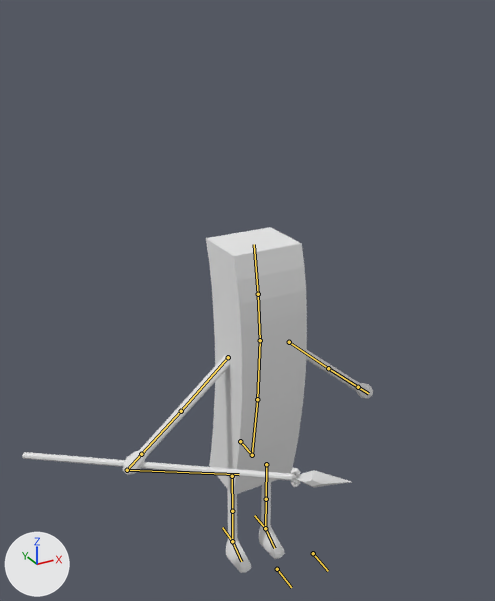
One commit to the Blender file Arts/Models/Characters/Potato/PotatoWithSpearAtacking.blend: the scene before it, then after it.
One viewpoint serves both versions: a camera (50 mm lens) standing at (-9.83, -17.28, 13.11) and looking at (-0.98, -1.18, 5.06). Every picture has the same lights, and +X, +Y and +Z are marked at lower left. The bones that bend it are drawn over the model as lines.
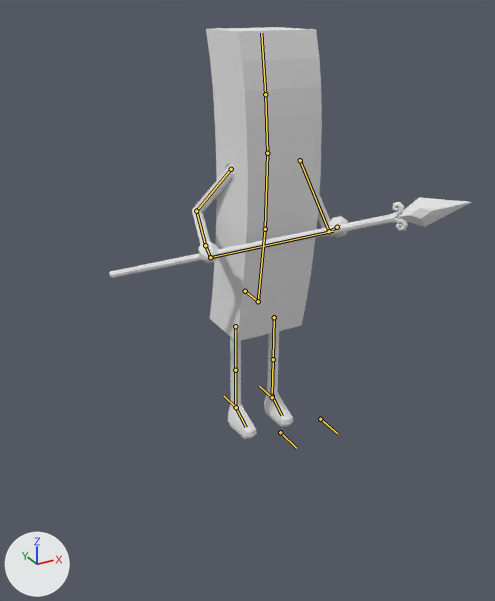
The newer file adds an action. The first version stands in its rest pose; the second is drawn at frame 0 of the action 'PotatoAction'.

Patch to the scene script:
```diff
--- a/Arts/Models/Characters/Potato/PotatoWithSpearAtacking.blend.py
+++ b/Arts/Models/Characters/Potato/PotatoWithSpearAtacking.blend.py
@@ bone_rootbone @@
 bone_rootbone = bpy.data.objects['Potato'].pose.bones['RootBone']
-bone_rootbone.location = (0.0, 0.0, 0.0)
+bone_rootbone.location = (0.0, 0.13, 6.08)
@@ bone_upperarm_l @@
 bone_upperarm_l = bpy.data.objects['Potato'].pose.bones['UpperArm.L']  # child of 'Spine.002'
-bone_upperarm_l.rotation_quaternion = (1.0, 0.0, 0.0, 0.0)  # degrees (0, 0, 0)
+bone_upperarm_l.rotation_quaternion = (0.913, -0.324, -0.118, -0.218)  # degrees (-35, -21, -20)
@@ bone_lowerarm_l @@
 bone_lowerarm_l = bpy.data.objects['Potato'].pose.bones['LowerArm.L']  # child of 'UpperArm.L'
-bone_lowerarm_l.rotation_quaternion = (1.0, 0.0, 0.0, 0.0)  # degrees (0, 0, 0)
+bone_lowerarm_l.rotation_quaternion = (0.564, 0.128, 0.415, -0.703)  # degrees (-35, 40, -116)
@@ bone_hand_l @@
 bone_hand_l = bpy.data.objects['Potato'].pose.bones['Hand.L']  # child of 'LowerArm.L'
-bone_hand_l.rotation_quaternion = (1.0, 0.0, 0.0, 0.0)  # degrees (0, 0, 0)
+bone_hand_l.rotation_quaternion = (0.997, -0.028, 0.07, 0.004)  # degrees (-3, 8, 0)
@@ bone_upperarm_l_001 @@
 bone_upperarm_l_001 = bpy.data.objects['Potato'].pose.bones['UpperArm.L.001']  # child of 'Spine.002'
-bone_upperarm_l_001.rotation_quaternion = (1.0, 0.0, 0.0, 0.0)  # degrees (0, 0, 0)
+bone_upperarm_l_001.rotation_quaternion = (0.889, 0.218, 0.028, 0.401)  # degrees (24, -7, 47)
@@ bone_lowerarm_l_001 @@
 bone_lowerarm_l_001 = bpy.data.objects['Potato'].pose.bones['LowerArm.L.001']  # child of 'UpperArm.L.001'
-bone_lowerarm_l_001.rotation_quaternion = (1.0, 0.0, 0.0, 0.0)  # degrees (0, 0, 0)
+bone_lowerarm_l_001.rotation_quaternion = (0.547, 0.133, 0.041, -0.825)  # degrees (5, 15, -112)
@@ bone_hand_l_001 @@
 bone_hand_l_001 = bpy.data.objects['Potato'].pose.bones['Hand.L.001']  # child of 'LowerArm.L.001'
-bone_hand_l_001.rotation_quaternion = (1.0, 0.0, 0.0, 0.0)  # degrees (0, 0, 0)
+bone_hand_l_001.rotation_quaternion = (0.997, 0.021, -0.058, -0.054)  # degrees (3, -6, -6)
@@ bone_hand_l_002 @@
 bone_hand_l_002 = bpy.data.objects['Potato'].pose.bones['Hand.L.002']  # child of 'Hand.L.001'
-bone_hand_l_002.location = (0.0, 0.0, 0.0)
-bone_hand_l_002.rotation_quaternion = (1.0, 0.0, 0.0, 0.0)  # degrees (0, 0, 0)
+bone_hand_l_002.location = (-0.07, 0.06, 0.19)
+bone_hand_l_002.rotation_quaternion = (0.823, -0.437, 0.102, -0.349)  # degrees (-53, -8, -42)
@@ bone_legik_l @@
 bone_legik_l = bpy.data.objects['Potato'].pose.bones['LegIK.L']
-bone_legik_l.location = (0.0, 0.0, 0.0)
+bone_legik_l.location = (0.0, -0.31, 6.02)
@@ bone_legik_l_001 @@
 bone_legik_l_001 = bpy.data.objects['Potato'].pose.bones['LegIK.L.001']
-bone_legik_l_001.location = (0.0, 0.0, 0.0)
+bone_legik_l_001.location = (0.0, -0.33, 6.05)
```

Where the change shows, as pixel boxes [x1, y1, x2, y2] in the pictures (495 x 601 px):
'Plane', posed (37% narrower, 19% taller)
    before: [123, 227, 373, 573]
    after: [192, 27, 348, 439]
'Plane.001', posed (10% wider, 128% taller)
    before: [22, 452, 351, 487]
    after: [110, 197, 471, 278]
bone 'RootBone', root to tip
    before: (240, 441) to (252, 455)
    after: (245, 291) to (258, 301)
bone 'UpperArm.L', root to tip
    before: (289, 342) to (328, 368)
    after: (300, 160) to (329, 231)
bone 'LowerArm.L', root to tip
    before: (328, 368) to (358, 387)
    after: (329, 231) to (337, 227)
bone 'Hand.L', root to tip
    before: (358, 387) to (368, 393)
    after: (337, 227) to (340, 226)
bone 'UpperArm.L.001', root to tip
    before: (228, 357) to (181, 411)
    after: (231, 169) to (196, 211)
bone 'LowerArm.L.001', root to tip
    before: (181, 411) to (141, 454)
    after: (196, 211) to (205, 245)
bone 'Hand.L.001', root to tip
    before: (141, 454) to (127, 470)
    after: (205, 245) to (210, 257)
bone 'Hand.L.002', root to tip
    before: (127, 470) to (239, 474)
    after: (210, 257) to (333, 231)
bone 'LegIK.L', root to tip
    before: (265, 528) to (254, 515)
    after: (272, 397) to (259, 386)
bone 'LegIK.L.001', root to tip
    before: (232, 541) to (222, 527)
    after: (236, 407) to (224, 396)
